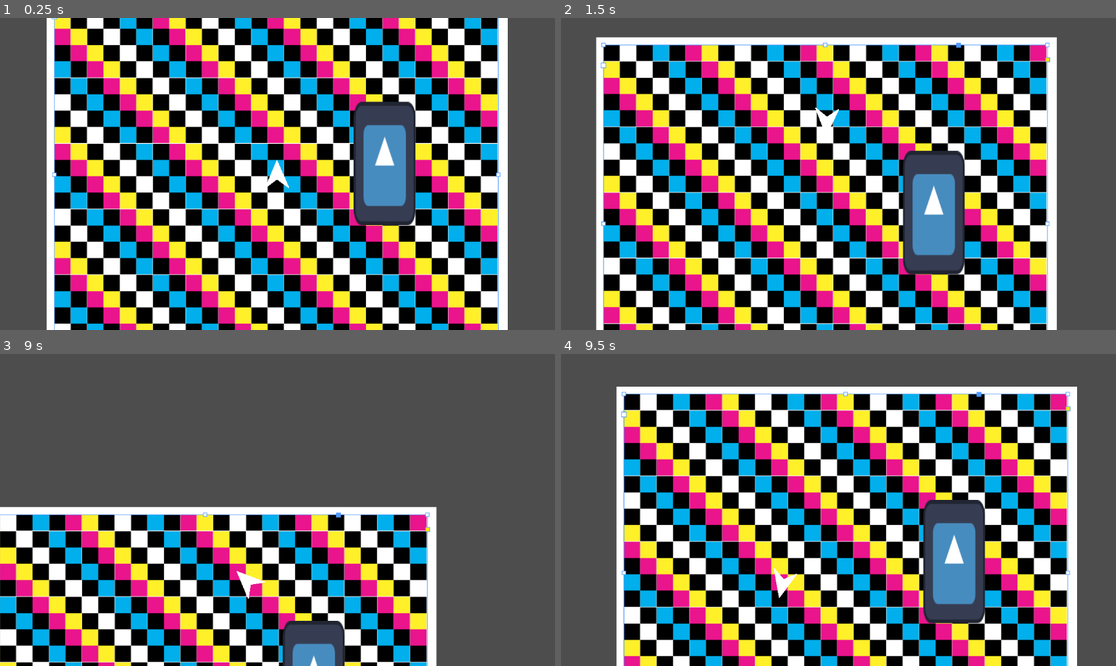
Above: before the commit, frames 1-4 (two rows, left to right).
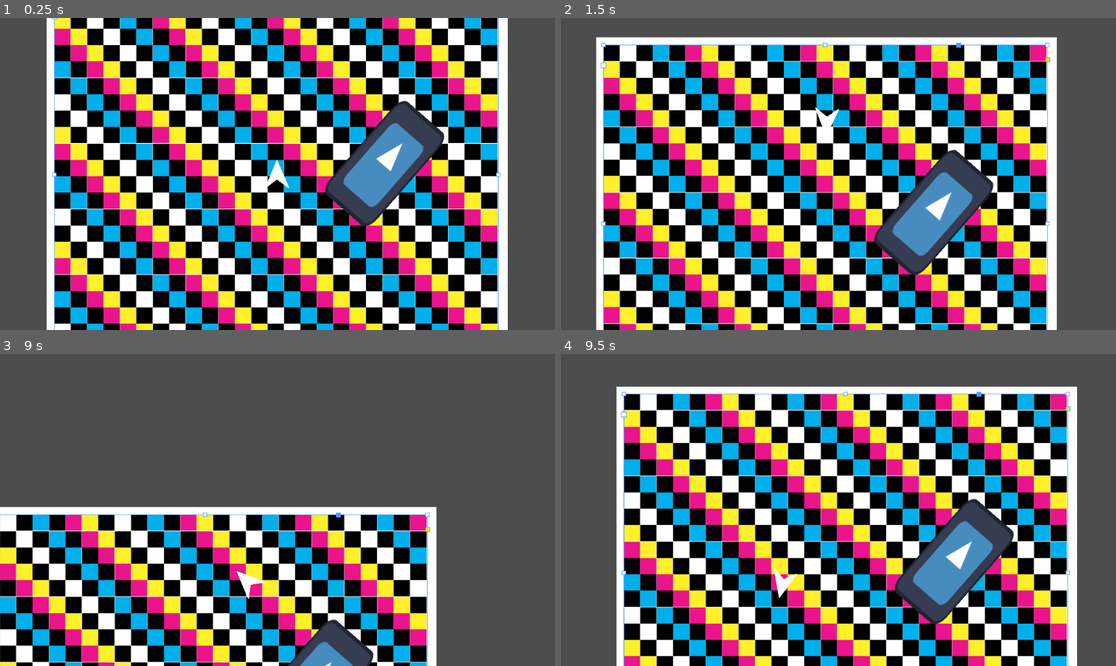
Above: after the commit, the same moments.

Repository: ParadoxArcher/Angle_Advantage
Game: Godot game, scene res://Scenes/GameScene.tscn
Same seed, same stepped clock (60 frames per second), same inputs: the game is played once before the commit and once after it. The engine's default icon, where the game draws it, is replaced by a stand-in: a white triangle on a blue panel in a dark square.
Inputs:
- Up to frame 1 (0.25 s): no input
- Up to frame 2 (1.5 s): tap Enter at 0.5 s; hold D (RotateRight) 0.53-1.28 s; hold W (Boost) 0.53-1.28 s; hold S (Back) from 1.28 s (still down); tap Space (Dodge) at 1.35 s
- Up to frame 3 (9 s): release S (Back) at 2.03 s; hold W (Boost) 2.03-2.78 s; hold D (RotateRight) 2.03-3.53 s; tap Space (Dodge) every 1.5 s from 2.85 to 8.85 s; hold W (Boost) 3.53-4.28 s; hold A (RotateLeft) 3.53-5.03 s; hold S (Back) 5.03-5.78 s; hold W (Boost) 5.03-5.78 s; hold D (RotateRight) 5.78-8.03 s; hold W (Boost) 6.53-7.28 s; hold S (Back) 8.03-8.78 s; hold W (Boost) 8.03-8.78 s; hold A (RotateLeft) from 8.78 s (still down)
- Up to frame 4 (9.5 s): keep holding A (RotateLeft)

The runs differ from the first frame. In frame 1, 3.7% of the frame differs, in the area x 58-81%, y 26-67%; in frame 2, 3.7%; in frame 3, 1.4%; in frame 4, 3.7%.

Commit message:
vault backup: 2025-01-16 09:38:40

Diff:
--- a/zProject Files/Godot/Scenes/GameScene.tscn
+++ b/zProject Files/Godot/Scenes/GameScene.tscn
@@ -27,6 +27,7 @@
 
 [node name="StaticBody2D" type="StaticBody2D" parent="."]
 position = Vector2(448, -46)
+rotation = 0.71733
 
 [node name="CollisionShape2D" type="CollisionShape2D" parent="StaticBody2D"]
 position = Vector2(-0.5, -0.5)
--- a/zProject Files/Godot/Scripts/PlayerScript.gd
+++ b/zProject Files/Godot/Scripts/PlayerScript.gd
@@ -77,9 +77,10 @@
 	velocity = lerp(velocity, velocity.normalized(), SpeedDecel[0]) # Momentum
 	velocity = lerp(velocity, BoostDir * MaxSpeed[0], SpeedAccel) # Acceleration
 
-	var collision = move_and_collide(velocity * _delta, false, 1, false)
-	if collision:
-		velocity = velocity.bounce(collision.get_normal())
+	var Collision = move_and_collide(velocity * _delta, false, 1, false)
+	if Collision:
+		velocity = velocity.bounce(Collision.get_normal())
+		print(Collision.get_normal())
 
 	#endregion\
 
Not shown, changed: .obsidian/workspace.json
Not shown, changed: DevNotes/Player/Player.md
Not shown, changed: DevNotes/ToDoList.md
Not shown, changed: DevNotes/Wall Bounce.md
Not shown, changed: Devlogs/2025-01-16.md
